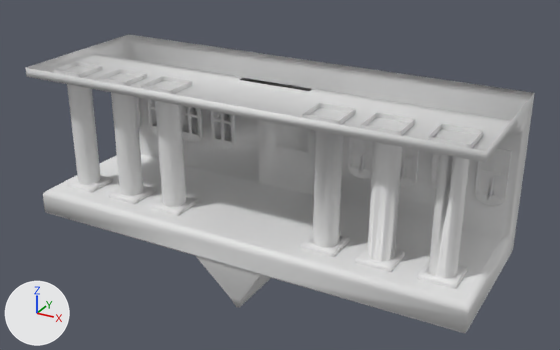
What one commit did to the FBX model Assets/mapa modelos/MapaNOVO/PrefeituraRework.fbx.
One viewpoint serves both versions: a camera (50 mm lens) standing at (9.0, -16.12, 5.42) and looking at (0.33, -0.37, -2.46). Every picture has the same lights, and +X, +Y and +Z are marked at lower left. The first picture is the older version.

The first picture shows 'Prefeitura.003'.
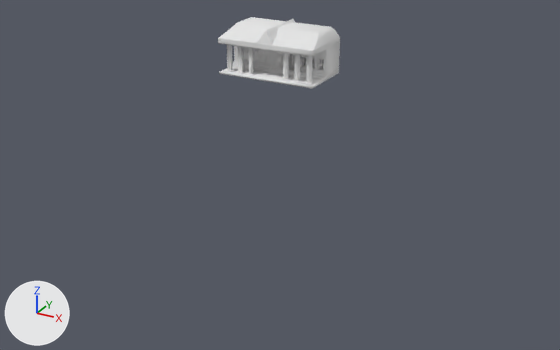
The newer file is also rescaled (x0.218), turned or shifted as a whole; pictures and numbers use the older file's frame.

The change, as a list of edits to the scene's bpy script:
```text
Change me_scene_002:
    used by ob_prefeitura_003; location = (0.0, 0.0, 0.0); rotation_euler = (0.0, -3.142, 0.0), in degrees (0, -180, 0); scale = (-1.0, -1.0, -1.0)
    remove me_scene_002.from_pydata(...)  # 4091 vertices, 3774 faces; spans x -5.88..5.88, y -1.63..2.45, z -5.56..0.0
    add me_scene_002.from_pydata(...)  # 4091 vertices, 3774 faces; spans x -128.57..128.56, y 0.0..121.47, z -93.52..53.54
    me_scene_002 part 1: the loose piece of 268 vertices spanning x -5.46..-4.58, y 1.06..1.94, z -3.43..-0.12 is multiplied about the mesh origin by the matrix ((-21.848, 0.0, 0.0), (0.0, 0.0, -21.848), (0.0, 21.848, 0.0))
    me_scene_002 part 2: the loose piece of 270 vertices spanning x -2.62..-1.73, y 1.06..1.94, z -3.43..-0.12 is multiplied about the mesh origin by the matrix ((-21.848, 0.0, 0.0), (0.0, 0.0, -21.848), (0.0, 21.848, 0.0))
    me_scene_002 part 3: the loose piece of 270 vertices spanning x -3.99..-3.12, y 1.06..1.94, z -3.43..-0.12 is multiplied about the mesh origin by the matrix ((-21.848, 0.0, 0.0), (0.0, 0.0, -21.848), (0.0, 21.848, 0.0))
    me_scene_002 part 4: the loose piece of 268 vertices spanning x 4.58..5.46, y 1.06..1.94, z -3.43..-0.12 is multiplied about the mesh origin by the matrix ((-21.848, 0.0, 0.0), (0.0, 0.0, -21.848), (0.0, 21.848, 0.0))
    me_scene_002 part 5: the loose piece of 270 vertices spanning x 1.73..2.62, y 1.06..1.94, z -3.43..-0.12 is multiplied about the mesh origin by the matrix ((-21.848, 0.0, 0.0), (0.0, 0.0, -21.848), (0.0, 21.848, 0.0))
    me_scene_002 part 6: the loose piece of 270 vertices spanning x 3.12..3.99, y 1.06..1.94, z -3.43..-0.12 is multiplied about the mesh origin by the matrix ((-21.848, 0.0, 0.0), (0.0, 0.0, -21.848), (0.0, 21.848, 0.0))
    me_scene_002 part 7: the loose piece of 189 vertices spanning x 1.73..2.45, y -0.79..-0.71, z -2.59..-1.17 is multiplied about its middle by the matrix ((-21.845, 0.003, 0.0), (0.0, 0.0, -21.848), (0.0, 21.848, 0.0)), then moved by (-119.06, 41.79, -14.59)
    me_scene_002 part 8: the loose piece of 189 vertices spanning x 3.91..4.63, y -0.79..-0.71, z -2.59..-1.17 is multiplied about the mesh origin by the matrix ((-21.848, 0.0, 0.0), (0.0, 0.0, -21.848), (0.0, 21.848, 0.0))
    me_scene_002 part 9: the loose piece of 189 vertices spanning x 2.82..3.54, y -0.79..-0.71, z -2.59..-1.17 is multiplied about the mesh origin by the matrix ((-21.848, 0.0, 0.0), (0.0, 0.0, -21.848), (0.0, 21.848, 0.0))
    me_scene_002 part 10: the loose piece of 189 vertices spanning x 4.99..5.71, y -0.79..-0.71, z -2.59..-1.17 is multiplied about its middle by the matrix ((-21.85, -0.003, 0.0), (0.0, 0.0, -21.848), (0.0, 21.848, 0.0)), then moved by (-50.99, 41.79, -14.59)
    me_scene_002 part 11: the loose piece of 189 vertices spanning x -5.69..-4.97, y -0.79..-0.71, z -2.59..-1.17 is multiplied about the mesh origin by the matrix ((-21.848, 0.0, 0.0), (0.0, 0.0, -21.848), (0.0, 21.848, 0.0))
    me_scene_002 part 12: the loose piece of 189 vertices spanning x -4.6..-3.88, y -0.79..-0.71, z -2.59..-1.17 is multiplied about the mesh origin by the matrix ((-21.848, 0.0, 0.0), (0.0, 0.0, -21.848), (0.0, 21.848, 0.0))
    me_scene_002 part 13: the loose piece of 189 vertices spanning x -3.51..-2.79, y -0.79..-0.71, z -2.59..-1.17 is multiplied about the mesh origin by the matrix ((-21.848, 0.0, 0.0), (0.0, 0.0, -21.848), (0.0, 21.848, 0.0))
    me_scene_002 part 14: the loose piece of 189 vertices spanning x -2.42..-1.7, y -0.79..-0.71, z -2.59..-1.17 is multiplied about the mesh origin by the matrix ((-21.848, 0.0, 0.0), (0.0, 0.0, -21.848), (0.0, 21.848, 0.0))
    me_scene_002 part 15: a new loose piece of 458 vertices spanning x -128.57..128.56, y 0.0..117.22, z -93.52..53.54
    me_scene_002 part 16: a new loose piece of 120 vertices spanning x -22.31..22.31, y 89.64..121.47, z -93.34..52.7
    me_scene_002 part 17: the loose piece of 458 vertices spanning x -5.88..5.88, y -1.63..2.45, z -5.37..0.0 is deleted
    me_scene_002 part 18: the loose piece of 120 vertices spanning x -1.02..1.02, y -1.63..2.41, z -5.56..-4.1 is deleted
    other edits to the shape of me_scene_002 do not show in these pictures
Change ob_prefeitura_003:
    ob_prefeitura_003.rotation_euler: (0.0, -3.142, 0.0) -> (1.571, 0.0, 0.0)  # degrees (0, -180, 0) -> degrees (90, 0, 0)
    ob_prefeitura_003.scale: (-1.0, -1.0, -1.0) -> (0.01, 0.01, 0.01)
```

Where the change shows, as pixel boxes (x1, y1, x2, y2) in the pictures (560 x 350 px; the box of a moved part takes in the faces that stretch with it):
'Prefeitura.003', reshaped, turned, rescaled: before (26, 34, 535, 333); after (218, 17, 340, 89)
part 1 of me_scene_002, moved or reshaped: before (53, 62, 113, 193); after (304, 56, 315, 85)
part 2 of me_scene_002, moved or reshaped: before (141, 76, 198, 216); after (281, 53, 291, 81)
part 3 of me_scene_002, moved or reshaped: before (97, 69, 155, 204); after (292, 54, 303, 83)
part 4 of me_scene_002, moved or reshaped: before (417, 124, 483, 289); after (225, 45, 235, 72)
part 5 of me_scene_002, moved or reshaped: before (300, 103, 356, 257); after (247, 48, 257, 75)
part 6 of me_scene_002, moved or reshaped: before (355, 113, 415, 272); after (236, 46, 247, 74)
part 7 of me_scene_002, moved or reshaped: before (348, 137, 373, 178); after (235, 46, 238, 58)
part 8 of me_scene_002, moved or reshaped: before (430, 153, 439, 192); after (243, 47, 249, 59)
part 9 of me_scene_002, moved or reshaped: before (400, 147, 419, 187); after (254, 49, 257, 60)
part 10 of me_scene_002, moved or reshaped: before (475, 148, 512, 206); after (259, 49, 265, 62)
part 11 of me_scene_002, moved or reshaped: before (136, 97, 141, 127); after (318, 57, 324, 70)
part 12 of me_scene_002, moved or reshaped: before (147, 99, 157, 134); after (312, 56, 315, 69)
part 13 of me_scene_002, moved or reshaped: before (180, 105, 202, 142); after (300, 55, 307, 68)
part 14 of me_scene_002, moved or reshaped: before (211, 111, 235, 149); after (292, 54, 294, 66)
part 15 of me_scene_002, added: after (218, 17, 340, 89)
part 16 of me_scene_002, added: after (257, 19, 295, 45)
part 17 of me_scene_002, deleted: before (26, 34, 535, 333)
part 18 of me_scene_002, deleted: before (196, 256, 271, 308)
